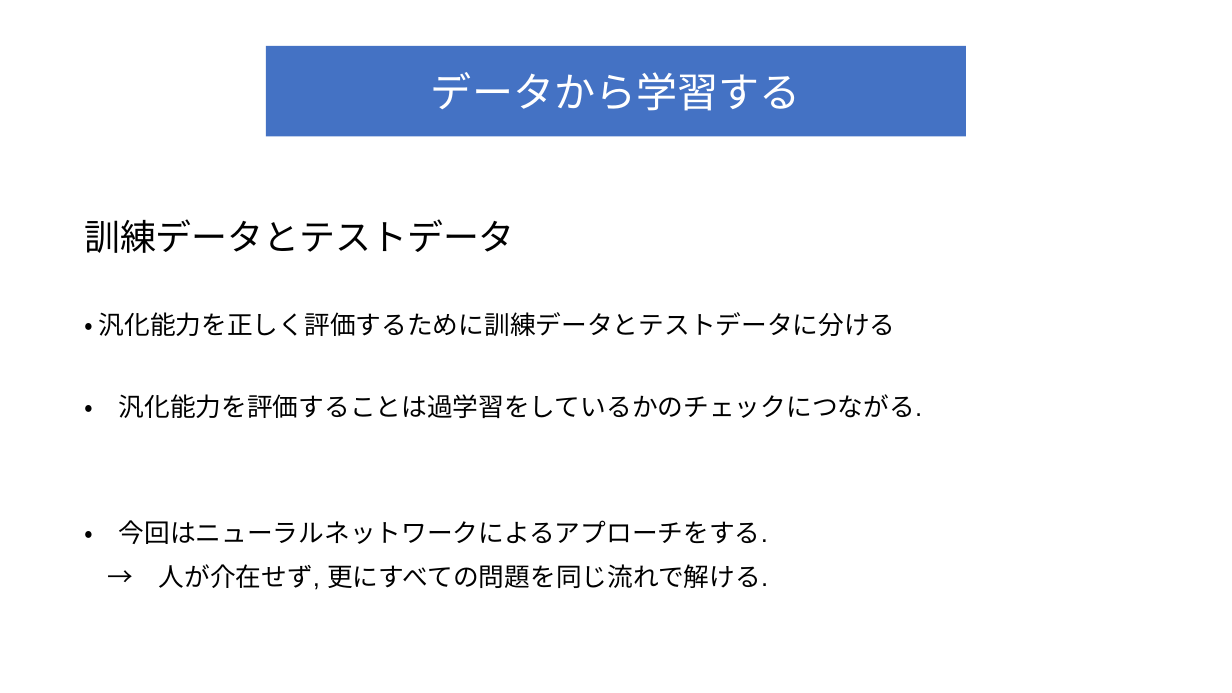
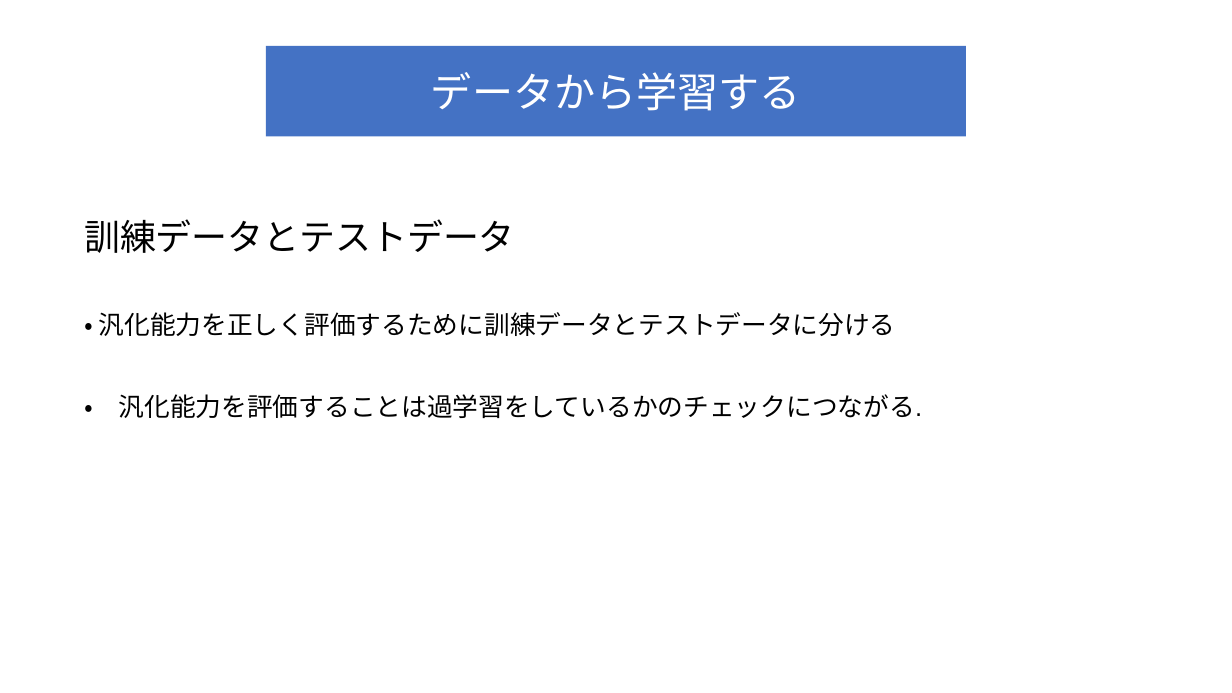
Before and after one commit to masa-aa/Open-Folder, a slide deck: slide 3 of ゼロから作るDeepLearning/4章-ニューラルネットワークの学習/発表資料/ゼロから作るdeeplearning第4章.pptx. Drawn at 1232x693 pixels with LibreOffice and Linux fonts; fonts in the diff are those of the drawing. Boxes give left, top, right and bottom in pixels: in the first picture for what was removed or moved away, otherwise in the second. Text is boxed around its words. In the diff, an @@ line names an element or a change of style, - is before the commit and + after.

```diff
--- a/ゼロから作るDeepLearning/4章-ニューラルネットワークの学習/発表資料/ゼロから作るdeeplearning第4章.pptx
+++ b/ゼロから作るDeepLearning/4章-ニューラルネットワークの学習/発表資料/ゼロから作るdeeplearning第4章.pptx
@@ text removed at (x1=84, y1=520, x2=768, y2=590) @@
-・ 今回はニューラルネットワークによるアプローチをする.
-→ 人が介在せず, 更にすべての問題を同じ流れで解ける.
```
Also in this commit, not shown: 1 other slide changed, 4 other files.
